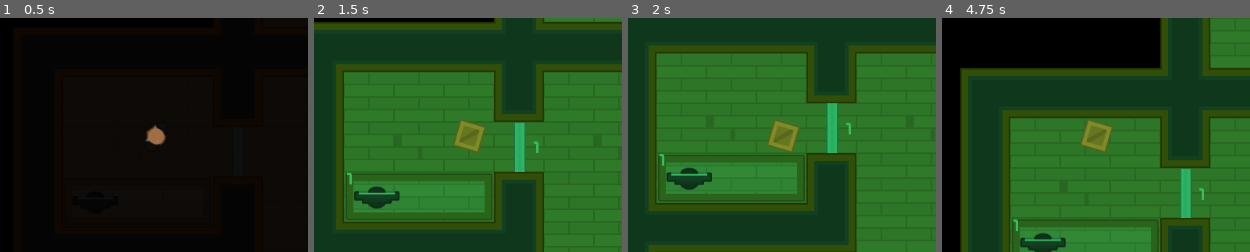
Above: before the commit, frames 1-4 (left to right).
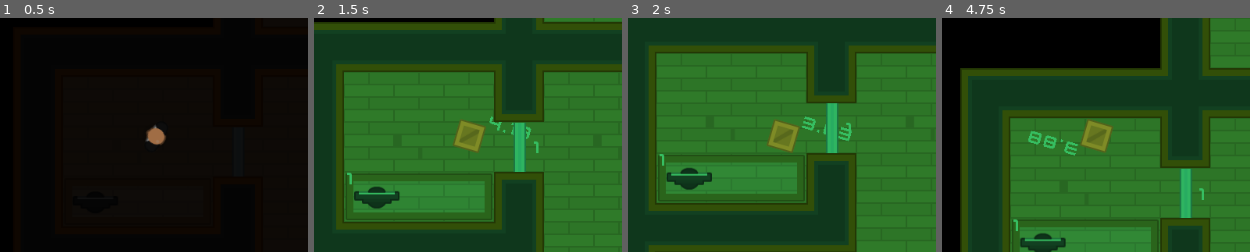
Above: after the commit, the same moments.

Repository: alexandrepeluchi/godot-udemy
Game: Godot game, scene res://Levels/Level1.tscn
The game is run twice, just before and just after one commit, with the same random seed, the same clock (stepped at 60 frames per second) and the same inputs.
Inputs (mouse positions are % of the whole screen's width and height, from its top left):
- Up to frame 1 (0.5 s): no input
- Up to frame 2 (1.5 s): tap Enter at 0.5 s; move the mouse to (73, 32) at 0.52 s; hold D (move_right) 0.53-1.28 s; tap E (toggle_disguise) at 0.6 s; click (73, 32) at 0.67 s; move the mouse to (44, 53) at 1.27 s; hold S (move_down) from 1.28 s (still down); tap Space (toggle_vision_mode) at 1.35 s; click (44, 53) at 1.42 s
- Up to frame 3 (2 s): keep holding S (move_down)
- Up to frame 4 (4.75 s): move the mouse to (20, 53) at 2.02 s; release S (move_down) at 2.03 s; hold D (move_right) 2.03-2.78 s; tap E (toggle_disguise) at 2.1, 3.6 s; click (20, 53) at 2.17 s; tap Space (toggle_vision_mode) at 2.75, 2.85, 4.35 s; move the mouse to (29, 70) at 2.77 s; hold W (move_up) 2.78-3.53 s; click (29, 70) at 2.92 s; move the mouse to (74, 65) at 3.52 s; hold A (move_left) from 3.53 s (still down); move the mouse to (outside the picture) at 4.27 s
The pictures show only the part of the screen within x 10-60%, y 25-75%; the shares and areas given below are measured in that part.

Frame 1 is identical in both runs. In frame 2, 0.2% of the frame differs, in the area x 56-71%, y 41-52%; in frame 3, 0.3%; in frame 4, 0.4%, in the area x 27-45%, y 48-59%.
Error in both runs: Invalid get index '0' (on base: 'Array'). (res://Characters/NPCs/Guard.gd:26)

Commit message:
Label que exibe o tempo restante do disfarce

Diff:
--- a/Heist Meisters/Characters/Player.gd
+++ b/Heist Meisters/Characters/Player.gd
@@ -23,6 +23,9 @@
 func _physics_process(delta: float) -> void:
 	update_movement()
 	move_and_slide(motion * velocity_multiplier)
+
+	if disguised:
+		$DisguiseLabel.text = str($Timer.time_left).pad_decimals(2)
 
 func update_movement() -> void:
 	look_at(get_global_mouse_position())
@@ -56,6 +59,7 @@
 	$Sprite.texture = load(PLAYER_SPRITE)
 	$Light2D.texture = load(PLAYER_LIGHT)
 	$LightOccluder2D.occluder = load(PLAYER_OCCLUDER)
+	$DisguiseLabel.hide()
 
 	velocity_multiplier = 1.0
 
@@ -66,6 +70,7 @@
 	$Sprite.texture = load(BOX_SPRITE)
 	$Light2D.texture = load(BOX_LIGHT)
 	$LightOccluder2D.occluder = load(BOX_OCCLUDER)
+	$DisguiseLabel.show()
 
 	velocity_multiplier = disguise_slowdown
 
--- a/Heist Meisters/Characters/Player.tscn
+++ b/Heist Meisters/Characters/Player.tscn
@@ -1,8 +1,9 @@
-[gd_scene load_steps=4 format=2]
+[gd_scene load_steps=5 format=2]
 
 [ext_resource path="res://Characters/Player.gd" type="Script" id=1]
 [ext_resource path="res://Characters/TemplateCharacter.tscn" type="PackedScene" id=2]
 [ext_resource path="res://GFX/PNG/Hitman 1/hitman1_stand.png" type="Texture" id=3]
+[ext_resource path="res://Interface/Theme.tres" type="Theme" id=4]
 
 [node name="Player" instance=ExtResource( 2 )]
 collision_mask = 14
@@ -14,4 +15,15 @@
 
 [node name="Timer" type="Timer" parent="." index="4"]
 one_shot = true
+
+[node name="DisguiseLabel" type="Label" parent="." index="5"]
+margin_left = 19.8437
+margin_top = -37.7976
+margin_right = 87.8437
+margin_bottom = -10.7976
+theme = ExtResource( 4 )
+text = "0.00"
+__meta__ = {
+"_edit_use_anchors_": false
+}
 [connection signal="timeout" from="Timer" to="." method="reveal"]
